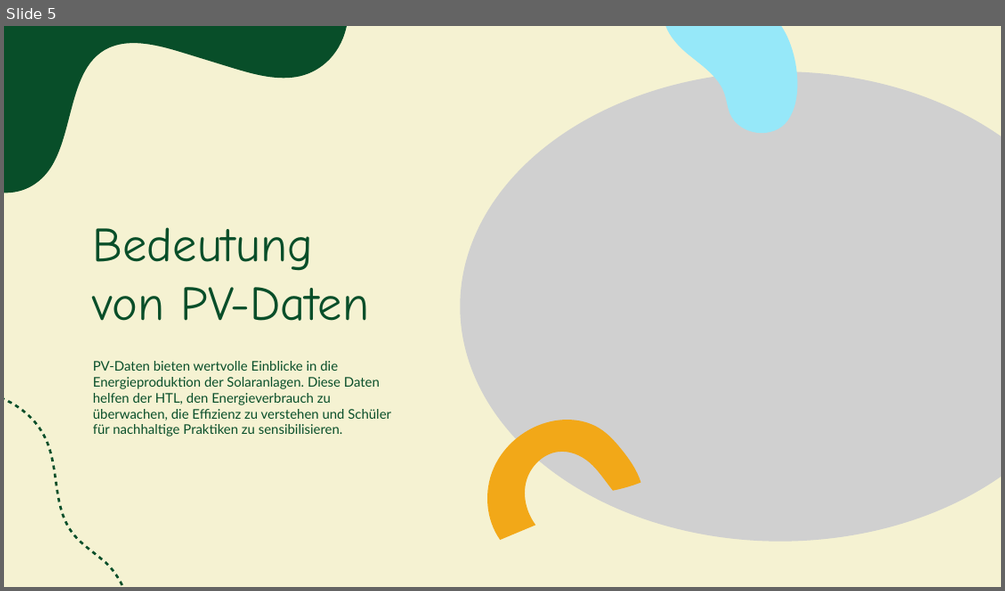
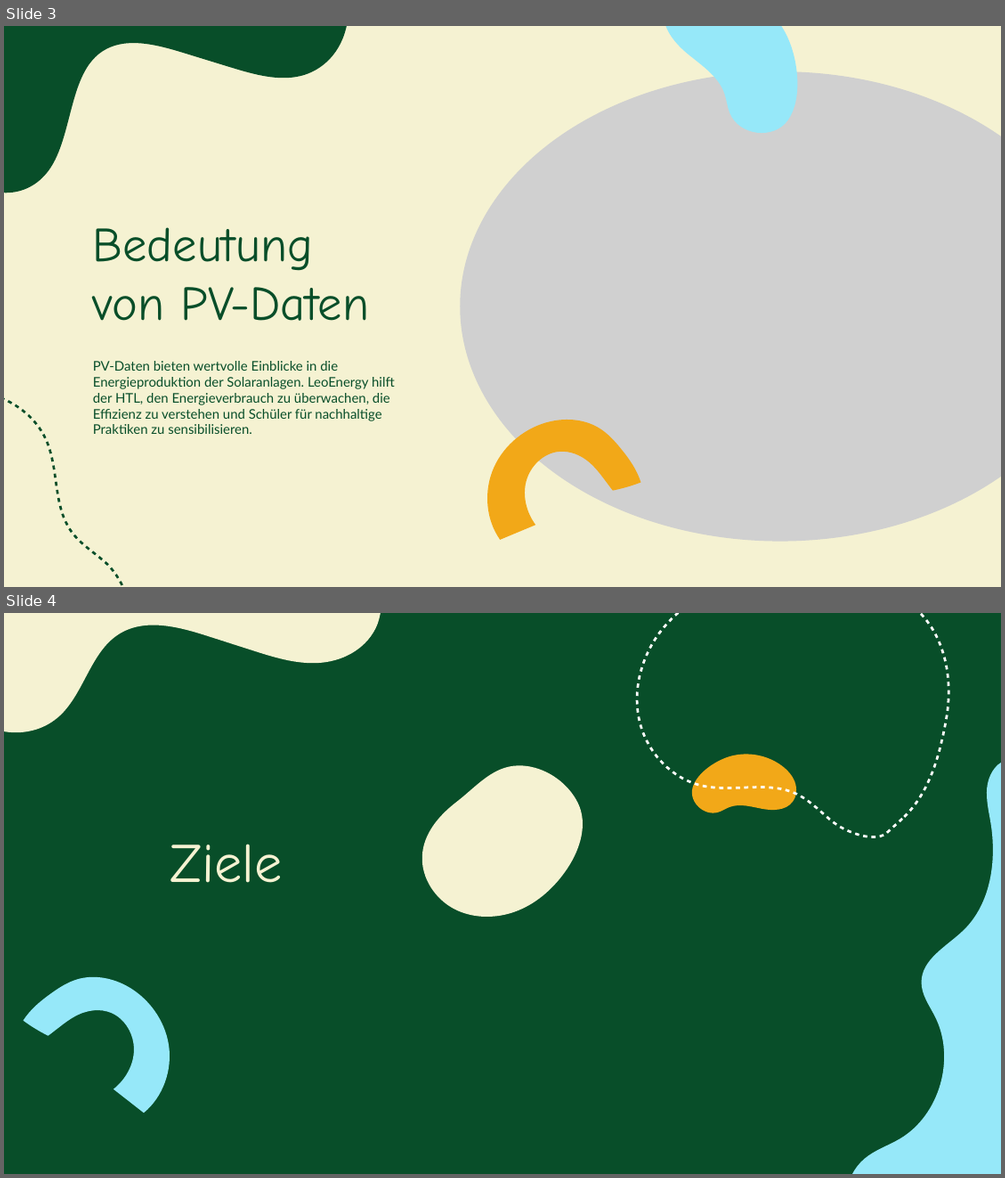
Before and after one commit to BjelakDenis/2324-4bhif-syp-project-iot-dashboard, a slide deck: LeoEnergy.pptx. Shown one above the other, each under a label of ours: slide 5 before the commit, slides 3 and 4 after it. The pictures are 1005x591 and 1005x1178 pixels, drawn with LibreOffice and Linux fonts; fonts in the diff are those of the drawing; grey boxes stand for pictures. Boxes give left, top, right and bottom in pixels: in the first picture for what was removed or moved away, otherwise in the second. Text is boxed around its words. In the diff, an @@ line names an element or a change of style, - is before the commit and + after.

```diff
--- a/LeoEnergy.pptx
+++ b/LeoEnergy.pptx
@@ slide 4 added at (4,613,1001,1174), background #084E29 @@
@@ freeform shape added at (4,613,390,738), fill #F5F2D2 @@
@@ freeform shape added at (616,613,976,876), fill #FFFFFF @@
@@ freeform shape added at (682,730,805,851), fill #F2A818 @@
@@ freeform shape added at (421,765,582,916), fill #F5F2D2 @@
@@ freeform shape added at (840,751,1001,1174), fill #96E8F9 @@
@@ title added at (170,844,283,883), 40 pt, text #F5F2D2 @@
+Ziele
@@ freeform shape added at (16,956,190,1141), fill #96E8F9 @@
@@ what was slide 5 is now slide 3 @@
@@ slide 3 changed as well @@
@@ subtitle at (93,361,395,434): text changed @@
-PV-Daten bieten wertvolle Einblicke in die Energieproduktion der Solaranlagen. Diese Daten helfen der HTL, den Energieverbrauch zu überwachen, die Effizienz zu verstehen und Schüler für nachhaltige Praktiken zu sensibilisieren.
+PV-Daten bieten wertvolle Einblicke in die Energieproduktion der Solaranlagen. LeoEnergy hilft der HTL, den Energieverbrauch zu überwachen, die Effizienz zu verstehen und Schüler für nachhaltige Praktiken zu sensibilisieren.
@@ freeform shape at (4,390,129,587): outline redrawn @@
```
Also in this commit, not shown: 6 other slides changed, 1 other slide added, 4 slides removed, 1 other file.
